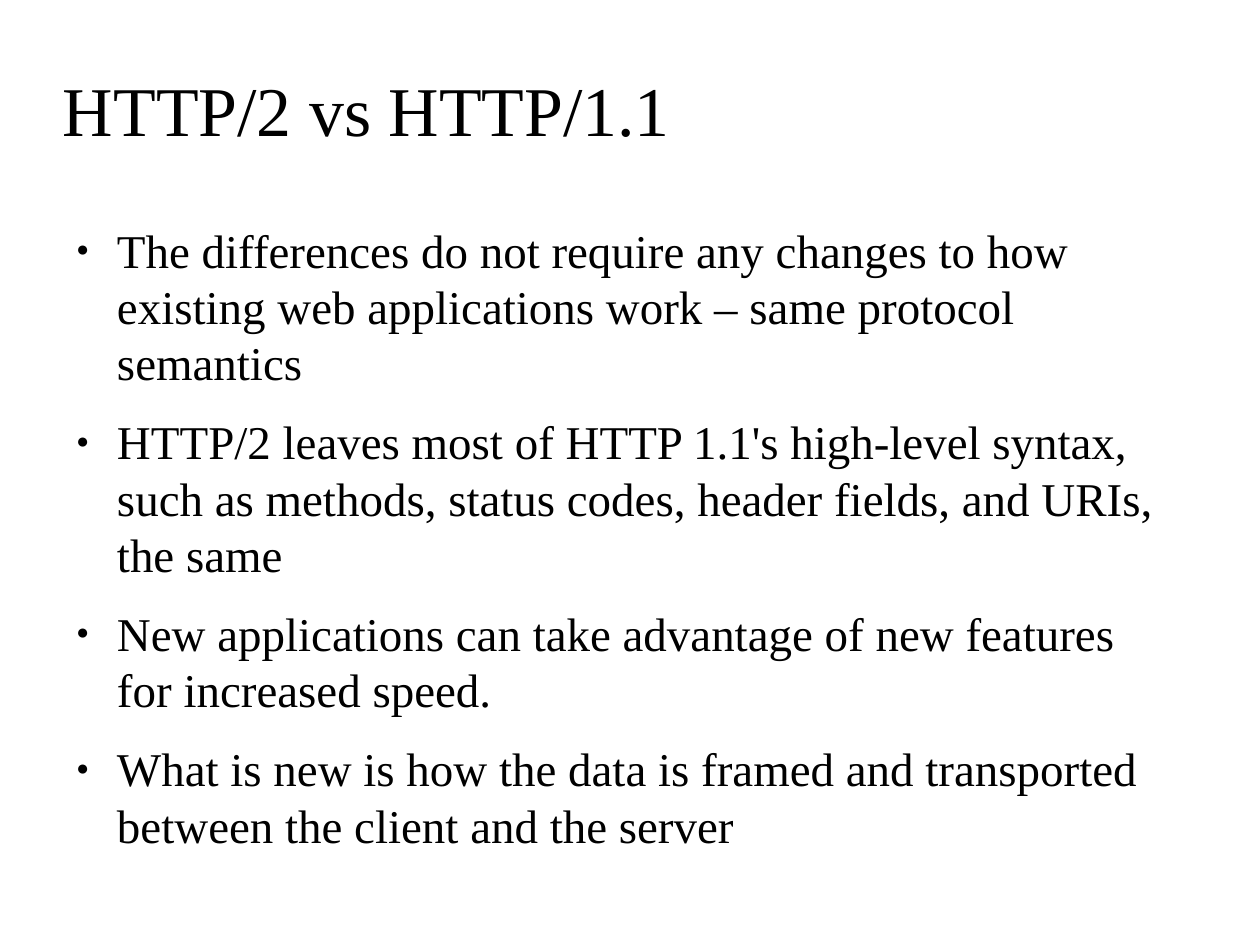
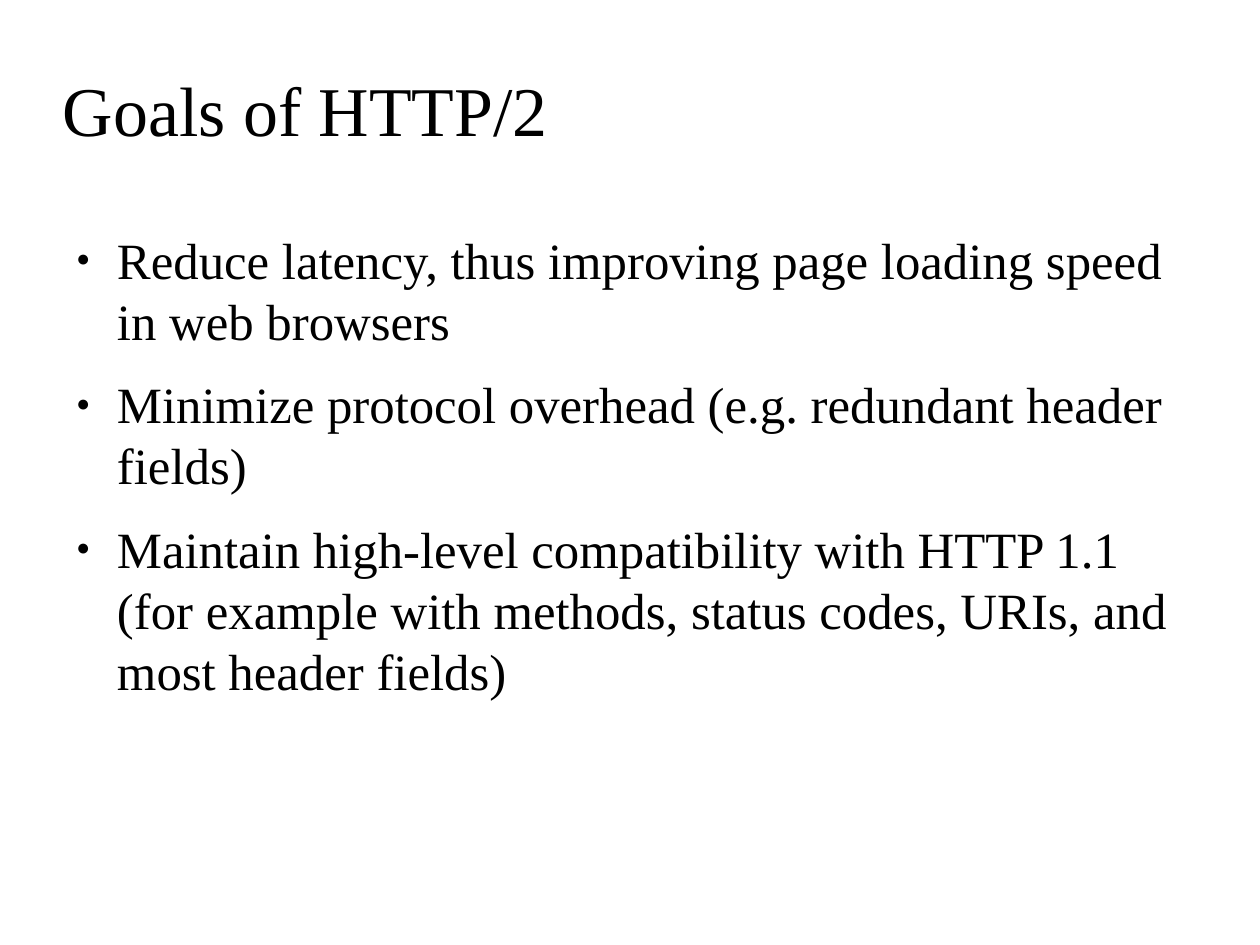
Before and after one commit to segoranov/web_technologies, a slide deck: slide 6 of http2_presentation/http2.odp (slide 3 before the commit). Drawn at 1260x945 pixels with LibreOffice and Linux fonts; fonts in the diff are those of the drawing; background and template pictures are left out. Boxes give left, top, right and bottom in pixels: in the first picture for what was removed or moved away, otherwise in the second. Text is boxed around its words. In the diff, an @@ line names an element or a change of style, - is before the commit and + after.

Commit message:
work

```diff
--- a/http2_presentation/http2.odp
+++ b/http2_presentation/http2.odp
@@ title at (x1=63, y1=87, x2=548, y2=137): text changed @@
-HTTP/2 vs HTTP/1.1
+Goals of HTTP/2
@@ text at (x1=117, y1=243, x2=1166, y2=700): text changed; size 29.6 to 32 pt @@
-● The differences do not require any changes to how existing web applications work – same protocol semantics
-● HTTP/2 leaves most of HTTP 1.1's high-level syntax, such as methods, status codes, header fields, and URIs, the same
-● New applications can take advantage of new features for increased speed.
-● What is new is how the data is framed and transported between the client and the server
+● Reduce latency, thus improving page loading speed in web browsers
+● Minimize protocol overhead (e.g. redundant header fields)
+● Maintain high-level compatibility with HTTP 1.1 (for example with methods, status codes, URIs, and most header fields)
```
Also in this commit, not shown: 1 other slide changed, 10 slides added, 2 slides removed.
